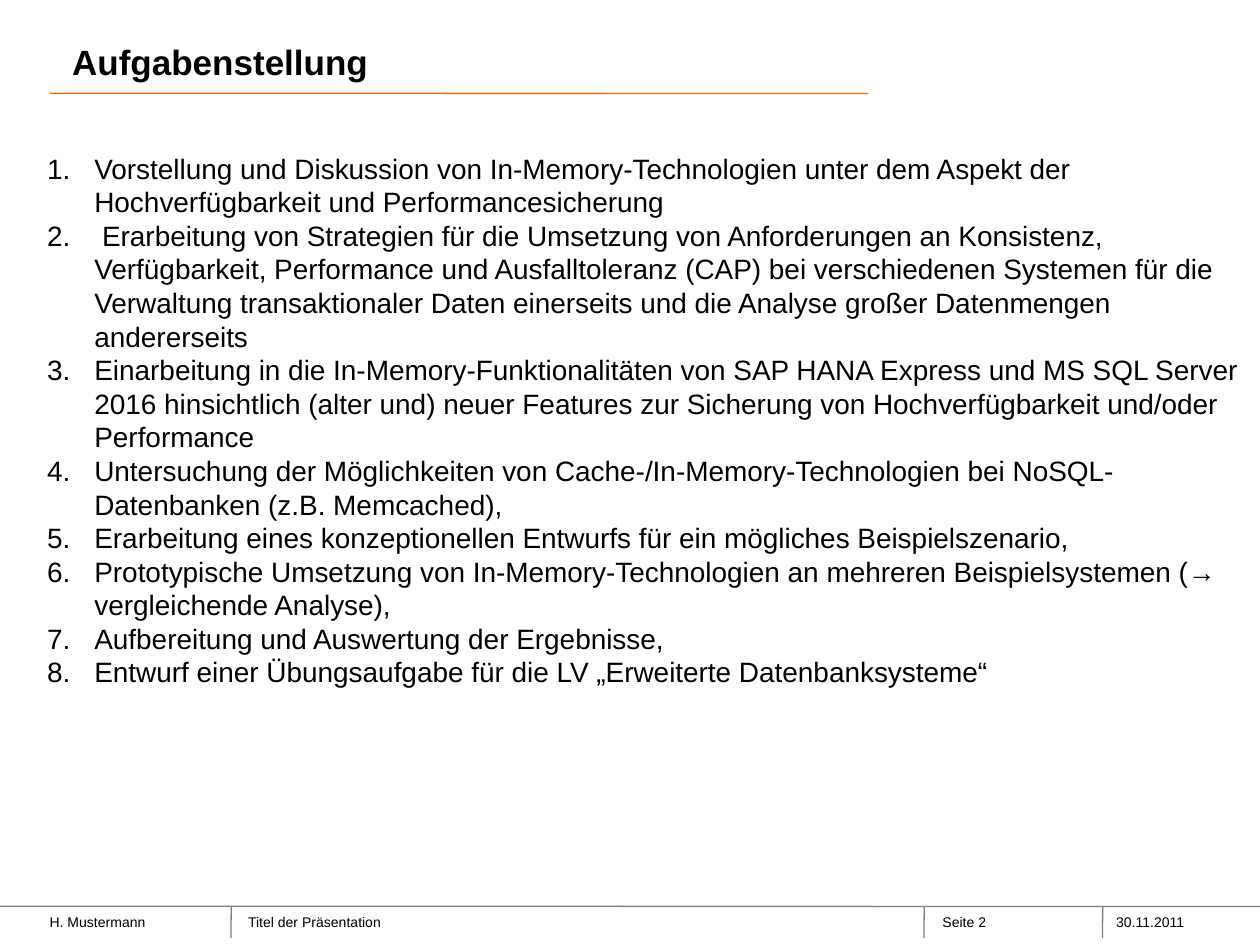
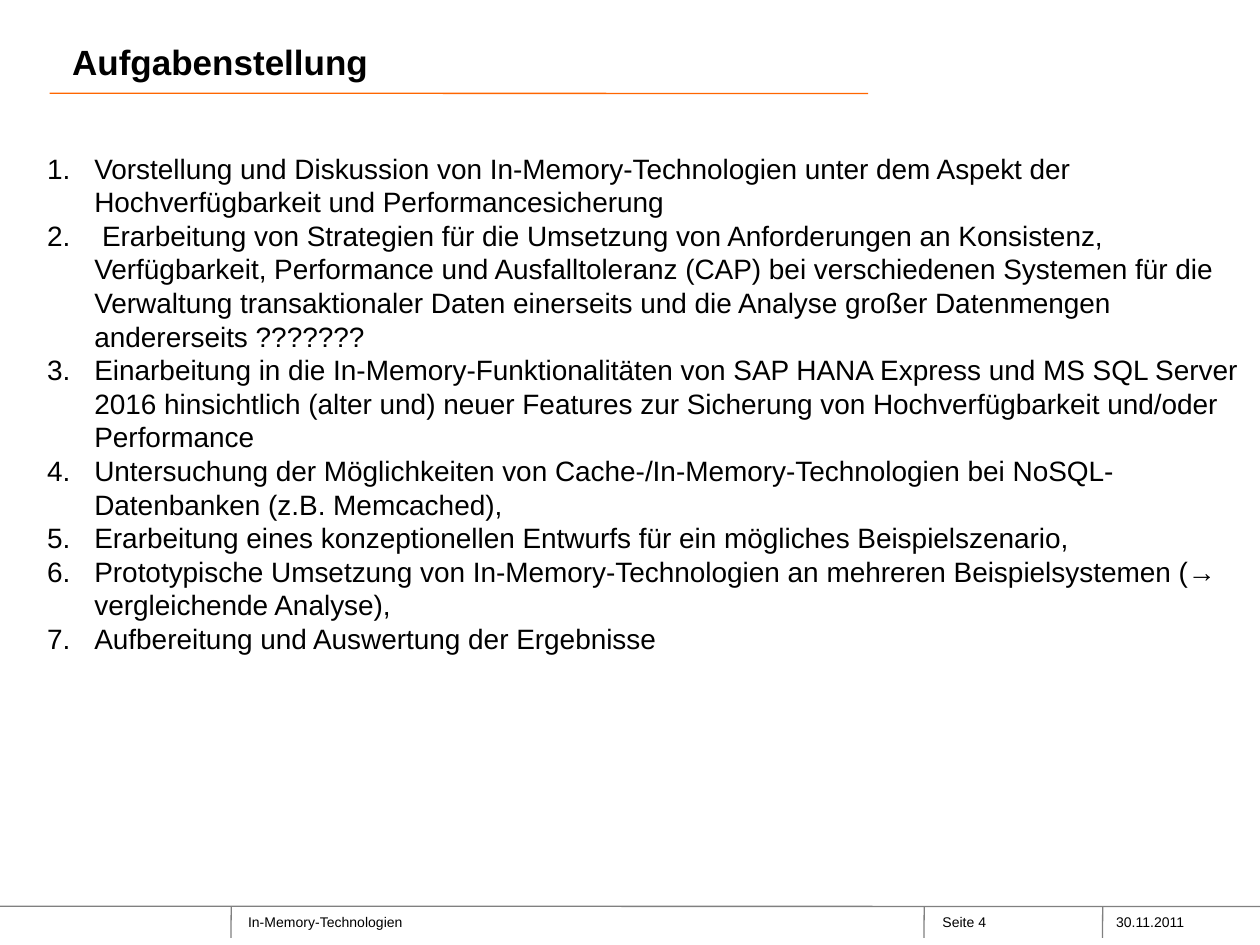
Before and after one commit to Philwi/ProjektseminarInMemory, a slide deck: slide 4 of SAPHana-Neueste überarbeitet.pptx (slide 2 before the commit). Drawn at 1260x945 pixels with LibreOffice and Linux fonts; fonts in the diff are those of the drawing; background and template pictures are left out. Boxes give left, top, right and bottom in pixels: in the first picture for what was removed or moved away, otherwise in the second. Text is boxed around its words. In the diff, an @@ line names an element or a change of style, - is before the commit and + after.

```diff
--- a/SAPHana-Neueste überarbeitet.pptx
+++ b/SAPHana-Neueste überarbeitet.pptx
@@ text at bbox=[94, 225, 1212, 348]: text changed @@
-2. Erarbeitung von Strategien für die Umsetzung von Anforderungen an Konsistenz, Verfügbarkeit, Performance und Ausfalltoleranz (CAP) bei verschiedenen Systemen für die Verwaltung transaktionaler Daten einerseits und die Analyse großer Datenmengen andererseits
+2. Erarbeitung von Strategien für die Umsetzung von Anforderungen an Konsistenz, Verfügbarkeit, Performance und Ausfalltoleranz (CAP) bei verschiedenen Systemen für die Verwaltung transaktionaler Daten einerseits und die Analyse großer Datenmengen andererseits ???????
@@ text at bbox=[94, 628, 656, 654]: text changed @@
-7. Aufbereitung und Auswertung der Ergebnisse,
-8. Entwurf einer Übungsaufgabe für die LV „Erweiterte Datenbanksysteme“
+7. Aufbereitung und Auswertung der Ergebnisse
@@ text removed at bbox=[50, 917, 145, 927] @@
-H. Mustermann
@@ text at bbox=[248, 917, 402, 930]: text changed @@
-Titel der Präsentation
+In-Memory-Technologien
@@ page number at bbox=[942, 917, 986, 927]: text changed @@
-Seite 2
+Seite 4
```
Also in this commit, not shown: 31 other slides changed, 7 slides added, 16 slides removed.
